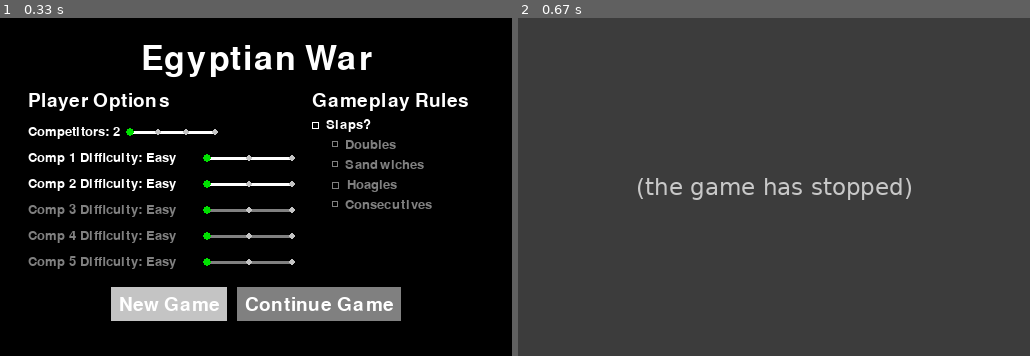
Above: before the commit, frames 1-2 (left to right).
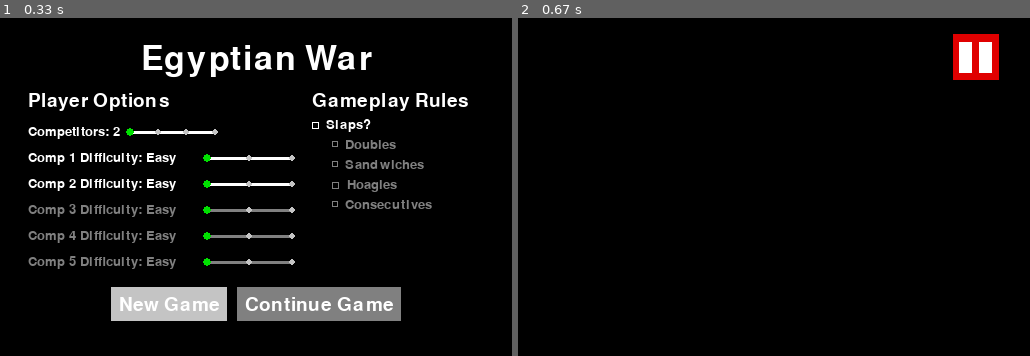
Above: after the commit, the same moments.

Repository: vposby/python
Game: pygame game, started from games/ers.py
The game is run twice, just before and just after one commit, with the same random seed, the same clock (stepped at 60 frames per second) and the same inputs.
Inputs (mouse positions are in pixels of both pictures, inside the frame that each line leads up to):
- Up to frame 1 (0.33 s): no input
- Up to frame 2 (0.67 s): click (686, 305) at 0.38 s

Frame 1 is identical in both runs. In frame 2, 100% of the frame differs, in the area x 0-100%, y 0-100%.
Error before the commit: KeyError: 'tbNg' (ers.py line 396); the game stopped at 0.42 s (later frames are placeholders)

Commit message:
fixed click functionality on items requiring screenChanges

Diff:
--- a/games/ers.py
+++ b/games/ers.py
@@ -37,14 +37,14 @@
 tinyFont=pygame.font.Font(None,14)
 
 #OBJECT TRACKING DICTIONARY
-dictScreen = {}
+dictScreen = {} #as {key(int):[visible(boolean),[object ID,object]]}
 
 #RULE TRACKING LIST
 slaps=[]
 
 #BEGIN GUI CLASSES
 class Slider:
-	global screen, width, height, mouseX, mouseY
+	global screen, width, height, mousePos
 	def __init__(self,vals=[1,(1,2),{1:1,2:2}],pos=(0,0),id='Default'):
 		self.vals=vals #output as int, val range as (min=int,max=int), output list as dict
 		#NOTE!!! output list dictionary must have integers as keys
@@ -64,13 +64,13 @@
 		leftEnd=int(x+maxLen.get_width()+(width/50)) #length of the longest item
 		rightEnd=int(leftEnd+(width/6))
 		sldrHt=int(y+(maxLen.get_height()/2))
-		self.pos=[pos,leftEnd,rightEnd,sldrHt] #where the slider line goes
+		self.pos=[pos,leftEnd,rightEnd,sldrHt] #slider positional values
 		self.points=[]
 		for x in range(max-min+1):
 			xMod=int(x*(rightEnd-leftEnd)/(max-min))
 			ptPos=(leftEnd+xMod,sldrHt)
 			ptVals=[lgrey,ptPos,3] if x+min != vals[0] else [green,ptPos,4]
-			self.points.append(ptVals) #where the slider value indicators go
+			self.points.append(ptVals) #slider value indicators positions/colors
 
 	def draw(self):
 		color=white if self.active else dgrey
@@ -88,6 +88,7 @@
 	def click(self):
 		area=int(self.points[1][1][0]-self.pos[1])/2
 		min=self.vals[1][0]
+		(mouseX,mouseY)=mousePos
 		for x in range(len(self.points)): #compare mouse position to interactive areas
 			(self.points[x][0],self.points[x][2])=(lgrey,3) #reset to lgrey
 			if mouseX>self.pos[1] and mouseX<self.pos[1]+area:
@@ -101,8 +102,9 @@
 		self.id=self.id.split(':')[0]+': '+str(self.vals[2].get(val)) #update slider caption
 		self.draw() #redraw slider to reflect changes
 
-	def hover(self) :#implement later
+	def hover(self):#implement later
 		#add tooltip dictionary, search by object type, id/caption value
+		(mouseX,mouseY)=mousePos
 		if 'Competitor' in self.id:
 			text='Number of opposing players'
 		elif 'Difficulty' in self.id:
@@ -134,7 +136,6 @@
 		pos=ctrPos if self.centered else self.pos
 		screen.blit(self.font[1],pos)
 		pygame.display.update(lblRect)
-
 
 class TextButton:
 	global screen, width, height
@@ -187,18 +188,17 @@
 		(x,y,z)=(self.pos[0],self.pos[1],self.size)
 		bounds=(x,y,z,z)
 		if self.paused: #play icon
-			pygame.draw.rect(screen,green,bounds)
+			pygame.draw.rect(screen,green,bounds) #background
 			pointList=[]
-			pointList.append((x+(z/4),y+(z/4)))
-			pointList.append((x+(3*z/4),y+(z/2)))
-			pointList.append((x+(z/4),y+(3*z/4)))
+			pointList.append((x+(z/4),y+(z/4))) #top point
+			pointList.append((x+(3*z/4),y+(z/2))) #far right point
+			pointList.append((x+(z/4),y+(3*z/4))) #bottom point
 			pygame.draw.polygon(screen,white,pointList)
 		else: #pause icon
-			pygame.draw.rect(screen,red,bounds)
-			v=z/7
-			w=z/6
-			rect1=(x+(1*v),y+w,2*v,4*w)
-			rect2=(x+(4*v),y+w,2*v,4*w)
+			pygame.draw.rect(screen,red,bounds) #background
+			v,w=z/7,z/6
+			rect1=(x+(1*v),y+w,2*v,4*w) #left rect
+			rect2=(x+(4*v),y+w,2*v,4*w) #right rect
 			pygame.draw.rect(screen,white,rect1)
 			pygame.draw.rect(screen,white,rect2)
 		pygame.display.update(bounds)
@@ -236,10 +236,10 @@
 		cbText=smallFont.render(self.caption,1,color)
 		pygame.draw.rect(screen,black,self.pos) #set blank background rect
 		pygame.draw.rect(screen,color,(x,y+(h/4),(h/2),(h/2)),1) #checkbox
-		if self.val:
+		if self.val: #if true, check box
 			pointList=[(x,y+(h/4)),(x+(h/4),y+(h/2)),(x+(h/2),y)]
-			pygame.draw.lines(screen,color,False,pointList,2) #if true, check box
-		(x,y)=(x+h,y)
+			pygame.draw.lines(screen,color,False,pointList,2) #checkmark!!!
+		x+=h
 		screen.blit(cbText,(x,y)) #caption
 		pygame.display.update(self.pos)
 
@@ -353,25 +353,30 @@
 		dictScreen[screenNum][1][obj].draw() #draw each visible object
 	pygame.display.update()
 
-def areaClick(obj): #returns whether object was clicked; obj as str
-	global mouseX,mouseY
+def areaClick(pos): #returns dictScreen key of clicked object; pos as (x,y)
+	global mousePos
 	x1=x2=y1=y2=0
+	(mouseX,mouseY)=mousePos
 	for list in dictScreen:
 		if dictScreen[list][0]:
 			dict=dictScreen[list][1]
-			if 'sldr' in obj:
-				x1,x2=dict[obj].pos[0][0],dict[obj].pos[2]
-				y1,y2=dict[obj].pos[3]-15,dict[obj].pos[3]+15
-			elif 'cb' in obj:
-				x1,x2=dict[obj].pos[0],dict[obj].pos[0]+dict[obj].pos[2]
-				y1,y2=dict[obj].pos[1],dict[obj].pos[1]+dict[obj].pos[3]
-			elif 'tb' in obj:
-				x1,x2=dict[obj].pos[0],dict[obj].pos[0]+dict[obj].pos[2][0]
-				y1,y2=dict[obj].pos[1],dict[obj].pos[1]+dict[obj].pos[2][1]
-			elif 'pb' in obj:
-				x1,x2=dict[obj].pos[0],dict[obj].pos[0]+dict[obj].size
-				y1,y2=dict[obj].pos[1],dict[obj].pos[1]+dict[obj].size
-	area=(x1<mouseX<x2 and y1<mouseY<y2) if x1!=0 else False
+			for obj in dict: #check if active area was clicked
+				if 'sldr' in obj: #slider
+					x1,x2=dict[obj].pos[0][0],dict[obj].pos[2]
+					y1,y2=dict[obj].pos[3]-15,dict[obj].pos[3]+15
+				elif 'cb' in obj: #checkbox
+					x1,x2=dict[obj].pos[0],dict[obj].pos[0]+dict[obj].pos[2]
+					y1,y2=dict[obj].pos[1],dict[obj].pos[1]+dict[obj].pos[3]
+				elif 'tb' in obj: #textbox
+					x1,x2=dict[obj].pos[0],dict[obj].pos[0]+dict[obj].pos[2][0]
+					y1,y2=dict[obj].pos[1],dict[obj].pos[1]+dict[obj].pos[2][1]
+				elif 'pb' in obj: #playpause
+					x1,x2=dict[obj].pos[0],dict[obj].pos[0]+dict[obj].size
+					y1,y2=dict[obj].pos[1],dict[obj].pos[1]+dict[obj].size
+				else:
+					continue
+				area=obj if (x1<mouseX<x2 and y1<mouseY<y2) else ''
+				if area!='': break
 	return area
 
 def parentCheck(obj): #redraws any dependent objects; obj as str
@@ -379,21 +384,23 @@
 	for list in dictScreen:
 		if dictScreen[list][0]:
 			dict=dictScreen[list][1]
-			if 'sldr' in obj:
-				for diff in dict:
-					if 'sldrDiff' in diff:
-						dict[diff].active=True if \
-						int(diff.split('sldrDiff')[1])<=\
-						dict[obj].vals[0] else False
-						dict[diff].draw()
-			elif 'cb' in obj:
-				for rule in dict:
-					if 'cb' in rule and not rule.isalpha():
-						dict[rule].active=True if dict[obj].val \
-						else False
-						dict[rule].draw()
-			elif 'tb' in obj:
-				dict[obj].active=True if len(slaps)>0 or obj=='tbNg' else False
+			item=dict.get(obj, '')
+			if item!='':
+				if 'sldr' in obj:
+					for diff in dict:
+						if 'sldrDiff' in diff:
+							dict[diff].active=True if \
+							int(diff.split('sldrDiff')[1])<=\
+							dict[obj].vals[0] else False
+							dict[diff].draw()
+				elif 'cb' in obj:
+					for rule in dict:
+						if 'cb' in rule and not rule.isalpha():
+							dict[rule].active=True if dict[obj].val \
+							else False
+							dict[rule].draw()
+				elif 'tb' in obj:
+					dict[obj].active=True if len(slaps)>0 or obj=='tbNg' else False
 
 def rearrange(listInput,index):
 	listInput.append(listInput[index])
@@ -445,7 +452,7 @@
 
 #BEGIN GAME CODE
 while 1:
-	(mouseX,mouseY)=pygame.mouse.get_pos()
+	mousePos=pygame.mouse.get_pos()
 	for event in pygame.event.get():
 		if event.type==pygame.QUIT:
 			sys.exit()
@@ -455,8 +462,9 @@
 			for list in dictScreen:
 				if dictScreen[list][0]:
 					dict=dictScreen[list][1]
-					for obj in dict:
-						if areaClick(obj) and dict[obj].active:
+					if areaClick(mousePos)!='':
+						obj=areaClick(mousePos)
+						if dict[obj].active:
 							dict[obj].click()
 						if 'lbl' not in obj and 'pb' not in obj \
 						and obj.isalpha():
@@ -473,7 +481,7 @@
 	while hChosen==False: #how many human players? (1-6)
 		checkInvalid()
 		human=str(input('\nHow many human players will there be? '))
-		if human.isdigit()==False or int(human)<1 or int(human)>6: #if input has letters or is too small or large
+		if human.isdigit()==False or 1>int(human)>6: #if input size/chartype is wrong
 			printInvalid('Please enter a digit between 1 and 6.')
 		else:
 			human=int(human)
@@ -487,7 +495,7 @@
 		checkInvalid()
 		computer=str(input('\nHow many computer players will there be? '))
 		cLevel=[]
-		if computer.isdigit()==False or int(computer)<0 or int(computer)>6-human: #if input has letters or is too small or large
+		if computer.isdigit()==False or 0>int(computer)>6-human: #if input size/chartype is wrong
 			printInvalid('Please enter a digit between 0 and ' + str(6-human) + '.')
 		elif human + int(computer)==1: #if there is only one human player
 			printInvalid('Please enter a digit between 1 and ' + str(6-human) + '.')
@@ -496,7 +504,7 @@
 			if computer != 0: #choose computer player difficulty (slap likelihood, speed in seconds)
 				for x in range(computer):
 					level=str(input('\nChoose Computer ' + str(x+1) + ' difficulty (1=Easy, 2=Medium, 3=Hard): '))
-					if level.isdigit()==False or int(level)<1 or int(level)>3: #if input has letters or is too small or large
+					if level.isdigit()==False or 1>int(level)>3: #if input size/chartype is wrong
 						printInvalid('Please enter a digit between 1 and 3.')
 					else:
 						if int(level)==1: #1.5 to 2 seconds, 66% chance to slap
